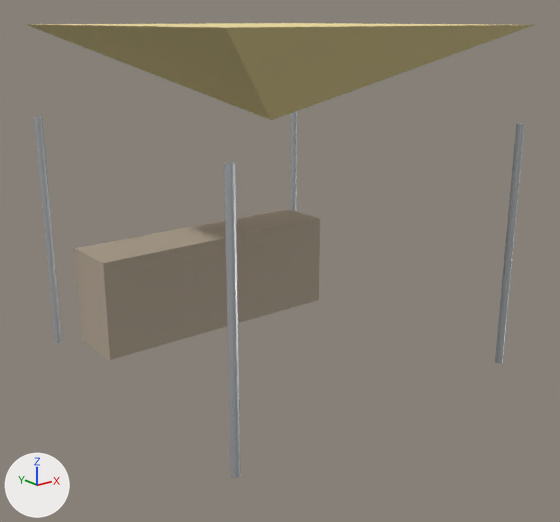
Before and after pictures for a commit that changed the glTF model unreal/MappingSaintDenis/Content/Import/Elements/SM_Tonnelle_buvette.glb.
Rendered twice from a 50 mm camera at (-4.22, -5.4, 3.05) aimed at (-0.05, -0.18, 0.96). Lighting does not change. The marker at lower left points along +X, +Y and +Z. The picture after the commit comes second.

The first picture shows 'SM_Tonnelle_buvette_0', 'SM_Tonnelle_buvette_1', 'SM_Tonnelle_buvette_3', 'SM_Tonnelle_buvette_4', 'SM_Tonnelle_buvette_5' and 1 more.
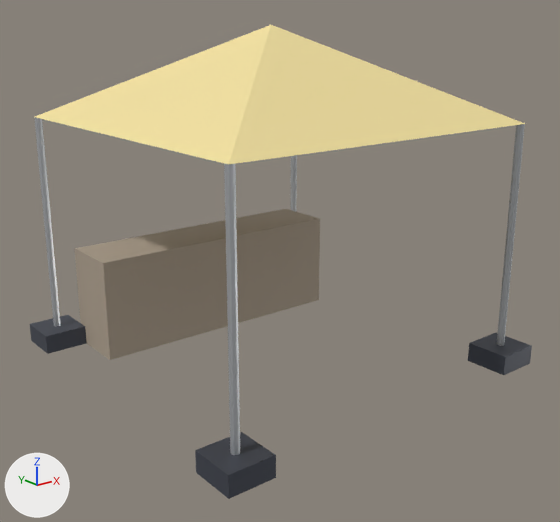
Location of each change, (x1, y1, x2, y2) in pixels of the pictures (560 x 522 px):
'SM_Tonnelle_buvette_4', reshaped (43% taller)
    before: (25, 23, 533, 120)
    after: (35, 25, 525, 164)
'SM_Tonnelle_buvette_7', added
    after: (195, 432, 276, 499)
'SM_Tonnelle_buvette_9', added
    after: (468, 333, 532, 375)
'SM_Tonnelle_buvette_6', added
    after: (30, 315, 86, 354)

The change, as a diff of the scene's bpy script:
```diff
--- a/unreal/MappingSaintDenis/Content/Import/Elements/SM_Tonnelle_buvette.glb.py
+++ b/unreal/MappingSaintDenis/Content/Import/Elements/SM_Tonnelle_buvette.glb.py
@@ mat_m_noir @@
+mat_m_noir = principled_material('M_Noir')
+mat_m_noir.base_color = (0.0706, 0.0784, 0.102)  # greyish blue #4b4f5a
+mat_m_noir.metallic = 0.4
@@ me_sm_tonnelle_buvette_4 @@
 me_sm_tonnelle_buvette_4.from_pydata(...)  # 6 vertices, 8 faces; spans x -1.53..1.53, y -1.53..1.53, z 2.2..3.0
 # used by ob_sm_tonnelle_buvette_4; location = (0.0, 0.0, 0.0)
+# me_sm_tonnelle_buvette_4 part 1: the whole mesh is multiplied about its middle by the matrix ((0.0, -1.0, 0.0), (-1.0, 0.0, 0.0), (0.0, 0.0, -1.0))
 me_sm_tonnelle_buvette_4.materials.append(mat_m_tente)
@@ me_sm_tonnelle_buvette_9 @@
+me_sm_tonnelle_buvette_9.from_pydata(...)  # a box spanning x 1.3..1.7, y -1.7..-1.3, z 0.0..0.18
+me_sm_tonnelle_buvette_9.materials.append(mat_m_noir)  # greyish blue #4b4f5a
@@ me_sm_tonnelle_buvette_7 @@
+me_sm_tonnelle_buvette_7.from_pydata(...)  # a box spanning x -1.7..-1.3, y -1.7..-1.3, z 0.0..0.18
+me_sm_tonnelle_buvette_7.materials.append(mat_m_noir)  # greyish blue #4b4f5a
@@ me_sm_tonnelle_buvette_6 @@
+me_sm_tonnelle_buvette_6.from_pydata(...)  # a box spanning x -1.7..-1.3, y 1.3..1.7, z 0.0..0.18
+me_sm_tonnelle_buvette_6.materials.append(mat_m_noir)  # greyish blue #4b4f5a
@@ ob_sm_tonnelle_buvette_9 @@
+ob_sm_tonnelle_buvette_9 = bpy.data.objects.new('SM_Tonnelle_buvette_9', me_sm_tonnelle_buvette_9)
+ob_sm_tonnelle_buvette_9.location = (0.0, 0.0, 0.0)
@@ ob_sm_tonnelle_buvette_7 @@
+ob_sm_tonnelle_buvette_7 = bpy.data.objects.new('SM_Tonnelle_buvette_7', me_sm_tonnelle_buvette_7)
+ob_sm_tonnelle_buvette_7.location = (0.0, 0.0, 0.0)
@@ ob_sm_tonnelle_buvette_6 @@
+ob_sm_tonnelle_buvette_6 = bpy.data.objects.new('SM_Tonnelle_buvette_6', me_sm_tonnelle_buvette_6)
+ob_sm_tonnelle_buvette_6.location = (0.0, 0.0, 0.0)
```
